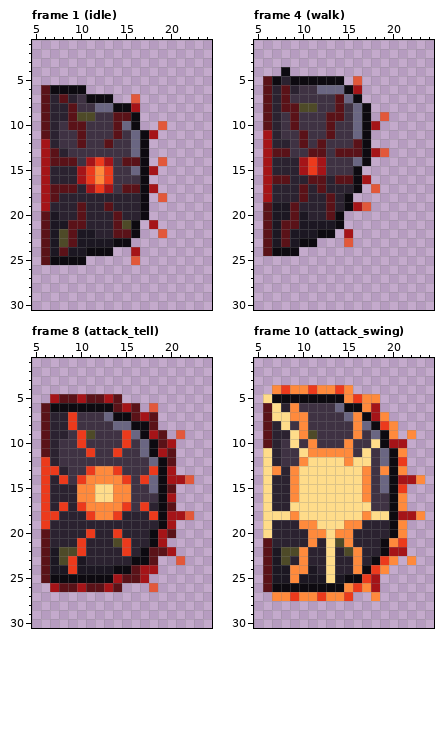
Edited in one commit: pixel-art file (assets/source/characters/rot_sticker/rot_01.ase). That is the earlier state.
32x32 pixels, 15 frames. Shown: frame 1 (idle): x 5..24, y 1..30; frame 4 (walk): x 5..24, y 1..30; frame 8 (attack_tell): x 5..24, y 1..30; frame 10 (attack_swing): x 5..24, y 1..30. The commit also changed other frames, which this record leaves out.
The same view after the edit:
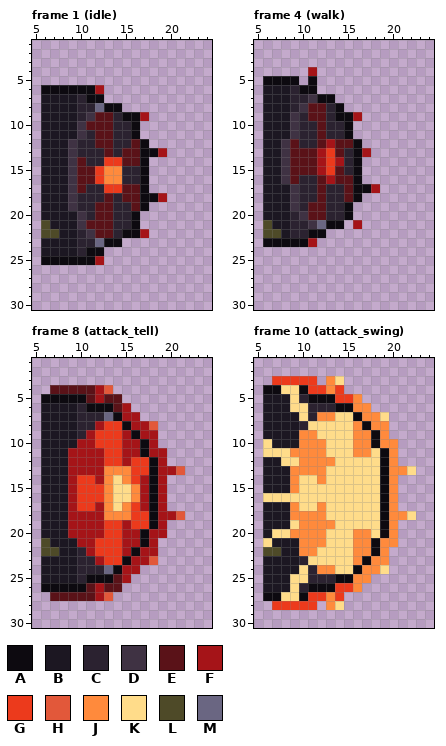
Palette (. is transparent): A #0d0a10  B #1c1722  C #2b2230  D #3f3243  E #5a1218  F #a51418  G #ec3a1c  H #e2583a  J #ff8a3c  K #ffdc8a  L #4e4a28  M #6a6682
Changes in this commit:
Changed rows in their new state; - is an unchanged pixel.
Frame 1 (idle):
first column x 6:
 6 A----AF-------
 7 BBBBC--.--.---
 8 BBBBCC-A-..---
 9 BBBBCDEECA-F--
10 BBBBDEEECC---.
11 BBBBDCEECCA..-
12 BBB-CCE-CCE---
13 BBB-CCCECEE-AF
14 BBBDECCGG----.
15 BBBDEEGJJCC-.-
16 BBBDEEGJJCC---
17 BBBDECCGG---.-
18 BBBD---E-EE-AF
19 BBBDC-E---E---
20 B-BBD-EEC-A.--
21 L--BDEEECC--.-
22 LLBBCDEECA-F-.
23 B-BBCCMA-.----
24 B-B-C--.--.---
25 A----AF---.---
Frame 4 (walk):
first column x 6:
 4 --.--F--------
 5 A-A-.-...-.---
 6 BBB-AA.....---
 7 BBBCC-AA...---
 8 BBBCDEECA...--
 9 BBBDCEECAAF.-.
10 BBBDCCECCA...-
11 BBB-CCECCA..--
12 BBDECC-FEEA.--
13 BBDEE-FG-CAF..
14 BBDEEE-GFCA.--
15 BBDEEE-GEC----
16 BBDE-C-F---.--
17 BBBDC----E-AF-
18 BBBDC-EC-EA---
19 B--D-EEC--..--
20 B--CDEECCA----
21 L-BCCDMA--F---
22 LLBCCA-.-.----
23 AAAA-F---.----
24 ....----------
Frame 8 (attack_tell):
first column x 6:
 4 -EEEEEFH---------
 5 AAAAA-FE---------
 6 BBBBC-----.-.----
 7 BBBBCCC--FF..----
 8 BBBBCCFGGAFFH----
 9 BBBBCFGGGFAF-.-.-
10 BBBBFFGGGFFAF..--
11 BBBFFFFG-FFAF-.--
12 BBBFFFFGGFGGAF.--
13 BBBFFFF-JJGGAF-H-
14 BBBF-GF-KJGFAF...
15 BBBFGGGJKKJFAF.--
16 BBBFGGGJKKJFAF.--
17 BBBF-GF-KJGFAF.--
18 BBBFFFF-JJGGAF-H.
19 BBBFFFFGGFGGAF.--
20 BBBFFFFG-FFAF-.--
21 LBBBFFGGGFFAF.---
22 LLBBCFGGGFAFF..--
23 B-BBC-FGGAFFH--.-
24 B--BCCCM-FF..----
25 BBBBC---EF..-----
26 AAAAA-FE----.----
27 -EEEEEFH---------
Frame 10 (attack_swing):
first column x 6:
 3 -GGGGG-JK---------
 4 AAKKA-G--.--------
 5 BBBKC---GGJ..-----
 6 BBBKKCCCA-J-.-----
 7 BBBBKCJJKKAJJK----
 8 BBBBCKKKKK-AJJ.---
 9 BBBB-JKKKK-JAJ.-.-
10 KBBBJ-JKKKJJAJJ.--
11 -KKJJ--KKKJJKAJ.--
12 BBKK-JJJ-K--KAJ.--
13 BBB-JJJ----KKAJ-K-
14 BBB---J----KKAJ...
15 BBB--------KKAJ.--
16 -KKK-------KKAJ.--
17 BBBJ--J-----KAJ.--
18 BBB-JJJ----K-AJJK.
19 BBBK--JJ-KKKKAJ.--
20 BKKJJ---KKJJKAJ.--
21 KBBBJ-J-KKJJAJ-.--
22 LLBB-JK-KK-JAJ..--
23 B-BBCKK-KK-AJJ.-.-
24 B--BKCJJKKAJJK----
25 B--KKCCCA-JJ.-----
26 BBBKC---GGJ..-----
27 AAKKAG--G.--.-----
28 -GGGGG-JK---------
